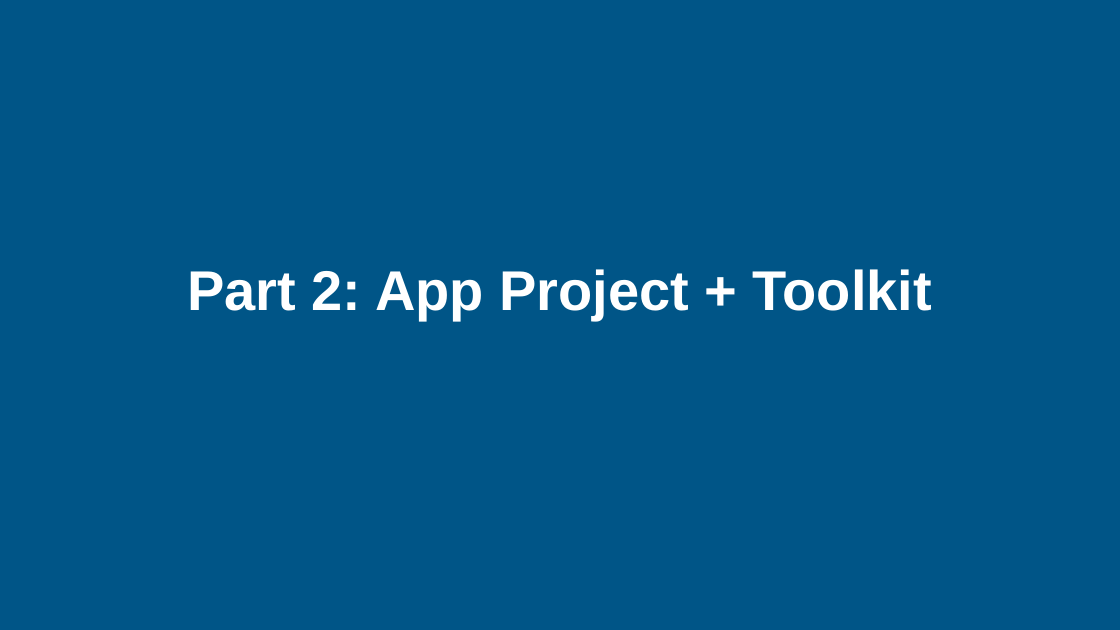
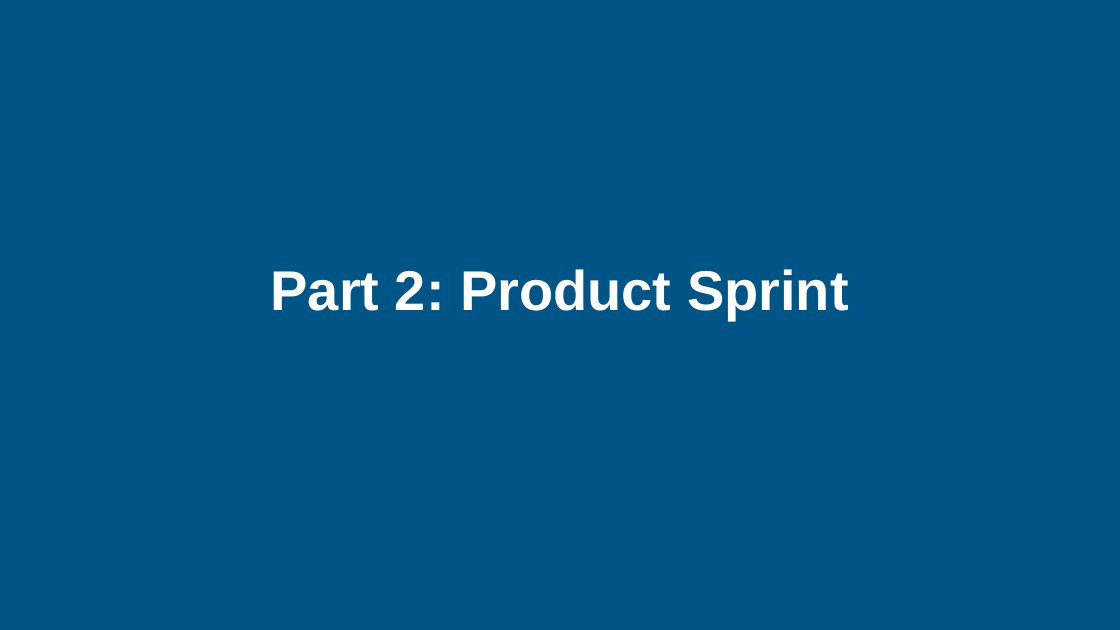
Before and after one commit to ucla-anderson-SSAI/SSAI, a slide deck: slide 13 of Slides/Week 8/Week8.pptx (slide 27 before the commit). Drawn at 1120x630 pixels with LibreOffice and Linux fonts; fonts in the diff are those of the drawing. Boxes give left, top, right and bottom in pixels: in the first picture for what was removed or moved away, otherwise in the second. Text is boxed around its words. In the diff, an @@ line names an element or a change of style, - is before the commit and + after.

```diff
--- a/Slides/Week 8/Week8.pptx
+++ b/Slides/Week 8/Week8.pptx
@@ text at <box>271,269,849,320</box>: text changed @@
-Part 2: App Project + Toolkit
+Part 2: Product Sprint
```
Also in this commit, not shown: 7 other slides changed, 12 slides added, 35 slides removed, 8 other files.
